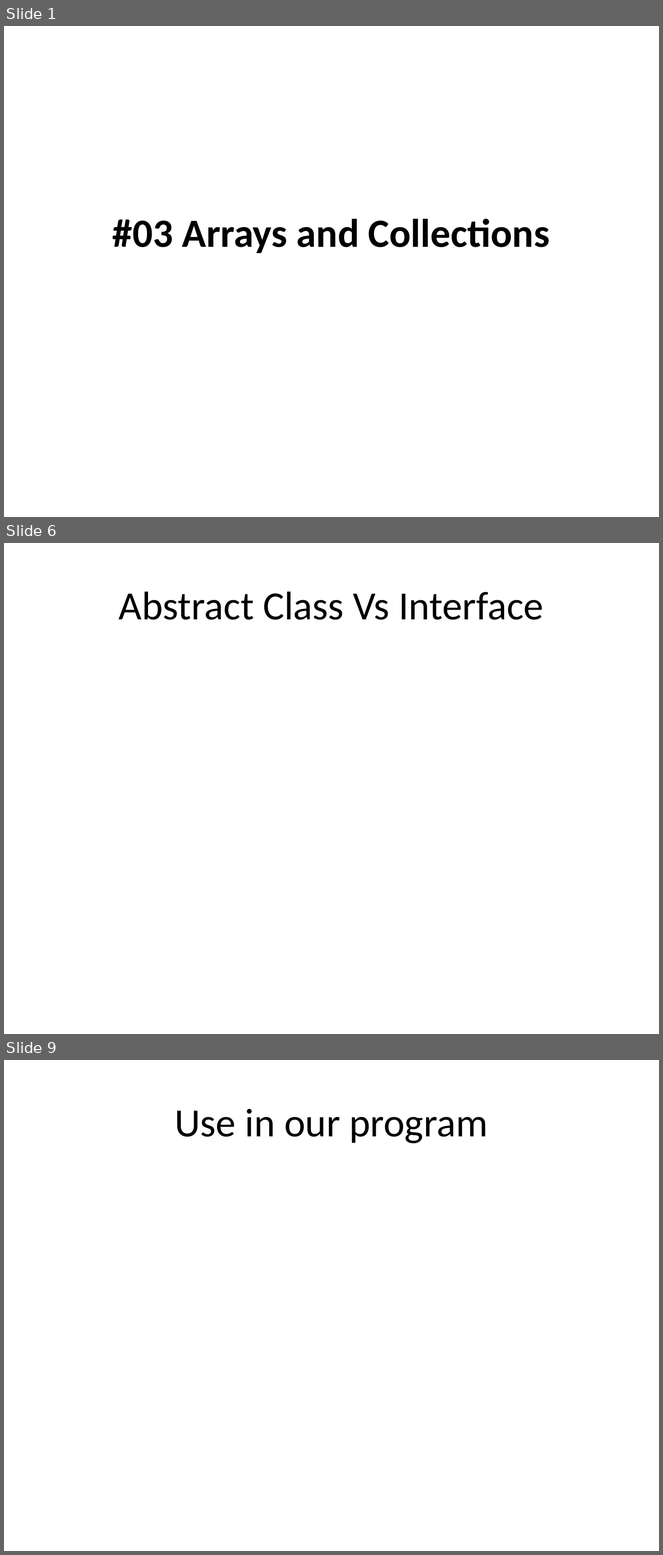
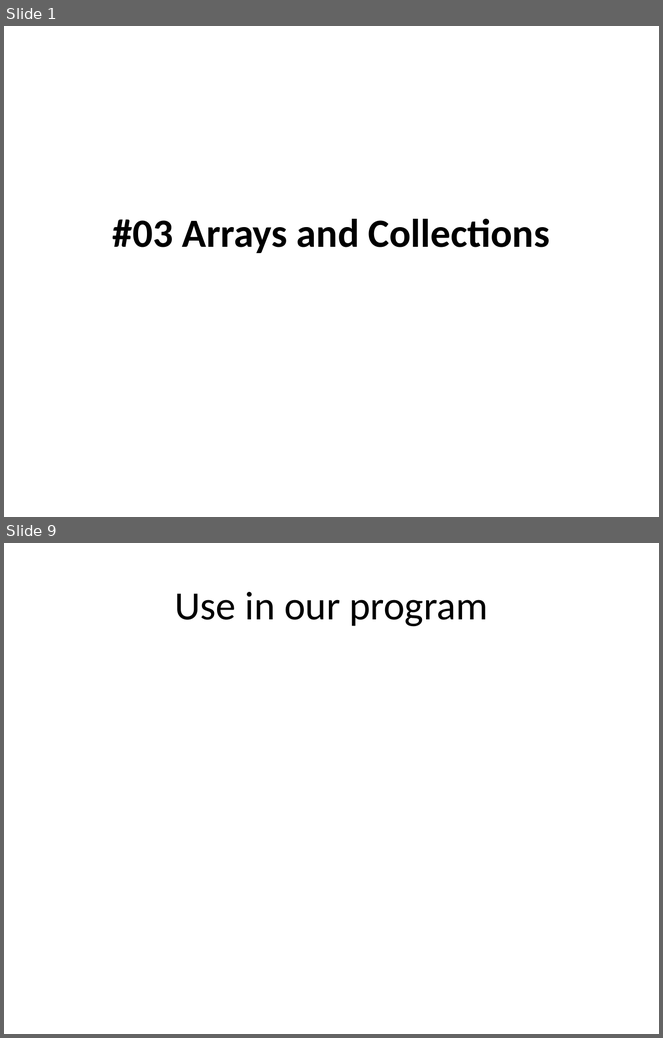
Before and after one commit to isurup/kalle-martin-group, a slide deck: OOPExam/03 Arrays and Collections.pptx. Shown one above the other, each under a label of ours: slides 1, 6 and 9 before the commit, slides 1 and 9 after it; the slides between them are not shown. The pictures are 663x1555 and 663x1038 pixels, drawn with LibreOffice and Linux fonts; fonts in the diff are those of the drawing. Boxes give left, top, right and bottom in pixels: in the first picture for what was removed or moved away, otherwise in the second. Text is boxed around its words. In the diff, an @@ line names an element or a change of style, - is before the commit and + after.

```diff
--- a/OOPExam/03 Arrays and Collections.pptx
+++ b/OOPExam/03 Arrays and Collections.pptx
@@ slide 6 removed at box(4, 543, 659, 1034), background #FFFFFF @@
@@ title removed at box(119, 591, 544, 620) @@
-Abstract Class Vs Interface
```
Also in this commit, not shown: 1 slide changed, 7 slides added, 5 other slides removed.
